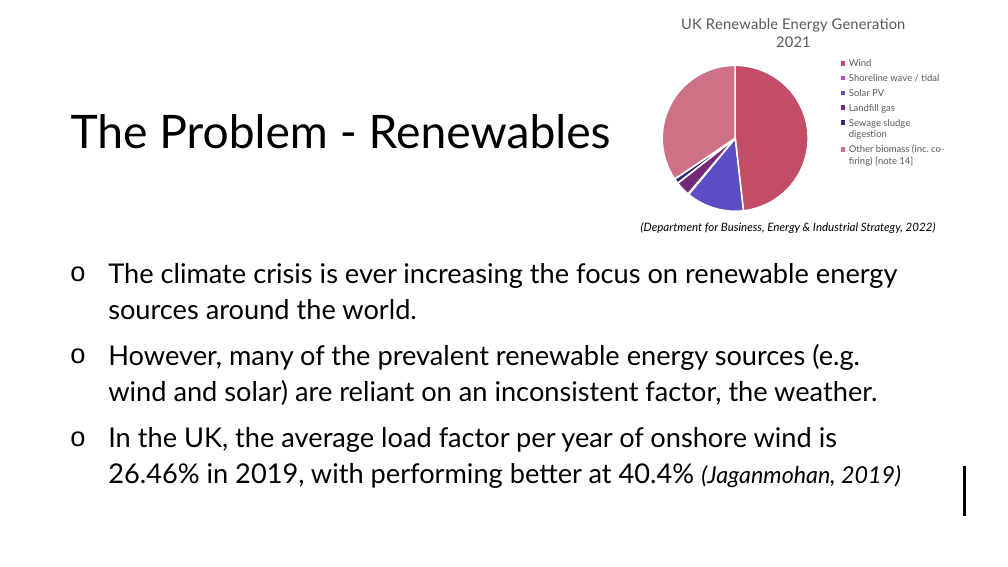
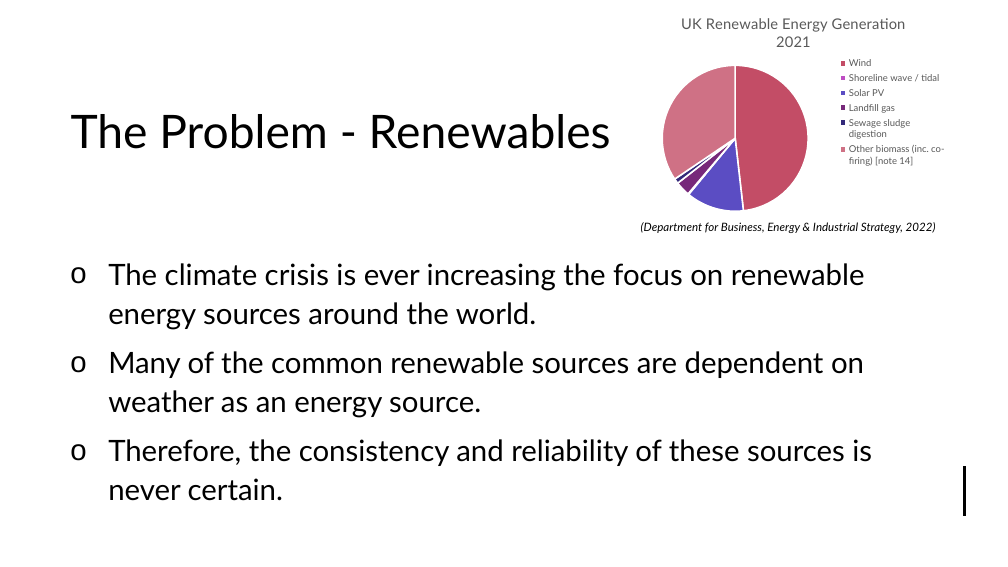
Before and after one commit to james-a-page/CS310Project, a slide deck: slide 2 of Documents/Presentation/ProjectPresentation-JamesPage.pptx. Drawn at 1008x567 pixels with LibreOffice and Linux fonts; fonts in the diff are those of the drawing. Boxes give left, top, right and bottom in pixels: in the first picture for what was removed or moved away, otherwise in the second. Text is boxed around its words. In the diff, an @@ line names an element or a change of style, - is before the commit and + after.

```diff
--- a/Documents/Presentation/ProjectPresentation-JamesPage.pptx
+++ b/Documents/Presentation/ProjectPresentation-JamesPage.pptx
@@ text at (x1=108, y1=263, x2=865, y2=329): size 25.9 to 28 pt in "The climate crisis is ever increasing the ..." @@
@@ text at (x1=108, y1=351, x2=872, y2=501): text changed; size 25.9 to 28 pt @@
-o However, many of the prevalent renewable energy sources (e.g. wind and solar) are reliant on an inconsistent factor, the weather.
-o In the UK, the average load factor per year of onshore wind is 26.46% in 2019, with performing better at 40.4% (Jaganmohan, 2019)
+o Many of the common renewable sources are dependent on weather as an energy source.
+o Therefore, the consistency and reliability of these sources is never certain.
```
Also in this commit, not shown: 5 other slides changed, 1 slide added, 1 slide removed, 14 other files.
